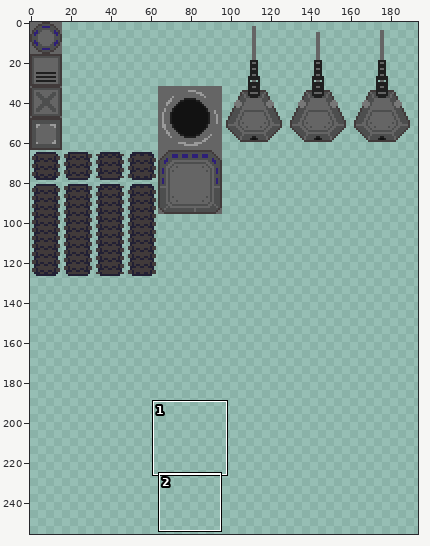
File history of a sprite sheet, assets/blocks.png. Above, an overview of the earlier version with the close-up marked.
Close-up. As it was:
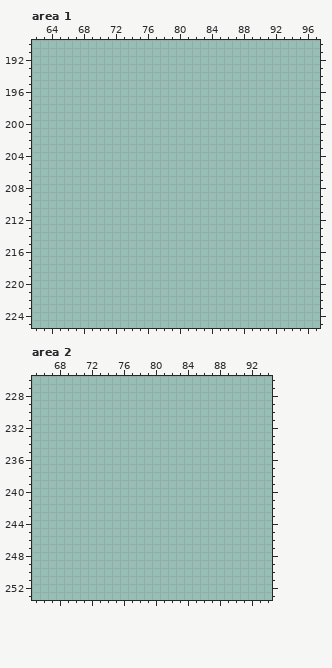
The file is 256x256 pixels. Colours within 5 levels of each other are drawn and written as one. Shown: area 1: x 62..97, y 190..225; area 2: x 65..94, y 226..253. The wide view leaves out empty margins. The commit also changed other parts of the picture, which this record leaves out.
Now the later version:
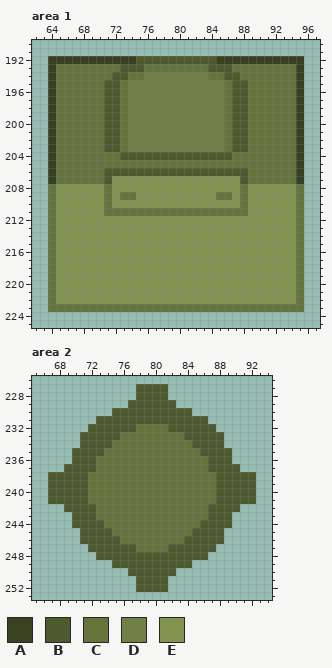
Palette (. is transparent): A #384221  B #4d5a2e  C #64743b  D #6e8043  E #80944e
Changes in this commit:
--- area 1
@@ x 62..97 @@
 191 ....................................
-192 ....................................
-193 ....................................
-194 ....................................
-195 ....................................
-196 ....................................
-197 ....................................
-198 ....................................
-199 ....................................
-200 ....................................
-201 ....................................
-202 ....................................
-203 ....................................
-204 ....................................
-205 ....................................
-206 ....................................
-207 ....................................
-208 ....................................
-209 ....................................
-210 ....................................
-211 ....................................
-212 ....................................
-213 ....................................
-214 ....................................
-215 ....................................
-216 ....................................
-217 ....................................
-218 ....................................
-219 ....................................
-220 ....................................
-221 ....................................
-222 ....................................
-223 ....................................
+192 ..AAAAAAAAAAABBBBBBBBBBAAAAAAAAAAA..
+193 ..ACCCCCCCCBBBCCCCCCCCBBBCCCCCCCCA..
+194 ..ACCCCCCCBBCCDDDDDDDDCCBBCCCCCCCA..
+195 ..ACCCCCCBBCDDDDDDDDDDDDCBBCCCCCCA..
+196 ..ACCCCCCBBCDDDDDDDDDDDDCBBCCCCCCA..
+197 ..ACCCCCCBBCDDDDDDDDDDDDCBBCCCCCCA..
+198 ..ACCCCCCBBCDDDDDDDDDDDDCBBCCCCCCA..
+199 ..ACCCCCCBBCDDDDDDDDDDDDCBBCCCCCCA..
+200 ..ACCCCCCBBCDDDDDDDDDDDDCBBCCCCCCA..
+201 ..ACCCCCCBBCDDDDDDDDDDDDCBBCCCCCCA..
+202 ..ACCCCCCBBCDDDDDDDDDDDDCBBCCCCCCA..
+203 ..ACCCCCCBBCDDDDDDDDDDDDCBBCCCCCCA..
+204 ..ACCCCCCCCBBBBBBBBBBBBBBCCCCCCCCA..
+205 ..ACCCCCCCCCCCCCCCCCCCCCCCCCCCCCCA..
+206 ..ACCCCCCBBBBBBBBBBBBBBBBBBCCCCCCA..
+207 ..ACCCCCCBEEEEEEEEEEEEEEEEBCCCCCCA..
+208 ..CEEEEEECEEEEEEEEEEEEEEEECEEEEEEC..
+209 ..CEEEEEECECCEEEEEEEEEECCECEEEEEEC..
+210 ..CEEEEEECEEEEEEEEEEEEEEEECEEEEEEC..
+211 ..CEEEEEECCCCCCCCCCCCCCCCCCEEEEEEC..
+212 ..CEEEEEEEEEEEEEEEEEEEEEEEEEEEEEEC..
+213 ..CEEEEEEEEEEEEEEEEEEEEEEEEEEEEEEC..
+214 ..CEEEEEEEEEEEEEEEEEEEEEEEEEEEEEEC..
+215 ..CEEEEEEEEEEEEEEEEEEEEEEEEEEEEEEC..
+216 ..CEEEEEEEEEEEEEEEEEEEEEEEEEEEEEEC..
+217 ..CEEEEEEEEEEEEEEEEEEEEEEEEEEEEEEC..
+218 ..CEEEEEEEEEEEEEEEEEEEEEEEEEEEEEEC..
+219 ..CEEEEEEEEEEEEEEEEEEEEEEEEEEEEEEC..
+220 ..CEEEEEEEEEEEEEEEEEEEEEEEEEEEEEEC..
+221 ..CEEEEEEEEEEEEEEEEEEEEEEEEEEEEEEC..
+222 ..CEEEEEEEEEEEEEEEEEEEEEEEEEEEEEEC..
+223 ..CCCCCCCCCCCCCCCCCCCCCCCCCCCCCCCC..
 224 ....................................
--- area 2
@@ x 65..94 @@
 226 ..............................
-227 ..............................
-228 ..............................
-229 ..............................
-230 ..............................
-231 ..............................
-232 ..............................
-233 ..............................
-234 ..............................
-235 ..............................
-236 ..............................
-237 ..............................
-238 ..............................
-239 ..............................
-240 ..............................
-241 ..............................
-242 ..............................
-243 ..............................
-244 ..............................
-245 ..............................
-246 ..............................
-247 ..............................
-248 ..............................
-249 ..............................
-250 ..............................
-251 ..............................
-252 ..............................
+227 .............BBBB.............
+228 .............BBBB.............
+229 ............BBBBBB............
+230 ..........BBBBBBBBBB..........
+231 ........BBBBBBBBBBBBBB........
+232 .......BBBBBBCCCCBBBBBB.......
+233 ......BBBBBCCCCCCCCBBBBB......
+234 ......BBBBCCCCCCCCCCBBBB......
+235 .....BBBBCCCCCCCCCCCCBBBB.....
+236 .....BBBCCCCCCCCCCCCCCBBB.....
+237 ....BBBBCCCCCCCCCCCCCCBBBB....
+238 ..BBBBBCCCCCCCCCCCCCCCCBBBBB..
+239 ..BBBBBCCCCCCCCCCCCCCCCBBBBB..
+240 ..BBBBBCCCCCCCCCCCCCCCCBBBBB..
+241 ..BBBBBCCCCCCCCCCCCCCCCBBBBB..
+242 ....BBBBCCCCCCCCCCCCCCBBBB....
+243 .....BBBCCCCCCCCCCCCCCBBB.....
+244 .....BBBBCCCCCCCCCCCCBBBB.....
+245 ......BBBBCCCCCCCCCCBBBB......
+246 ......BBBBBCCCCCCCCBBBBB......
+247 .......BBBBBBCCCCBBBBBB.......
+248 ........BBBBBBBBBBBBBB........
+249 ..........BBBBBBBBBB..........
+250 ............BBBBBB............
+251 .............BBBB.............
+252 .............BBBB.............
 253 ..............................
Pixel boxes of the changes (left, top, right, bottom) in both close-ups:
added: (48, 56, 304, 312)
added: (48, 384, 256, 592)
